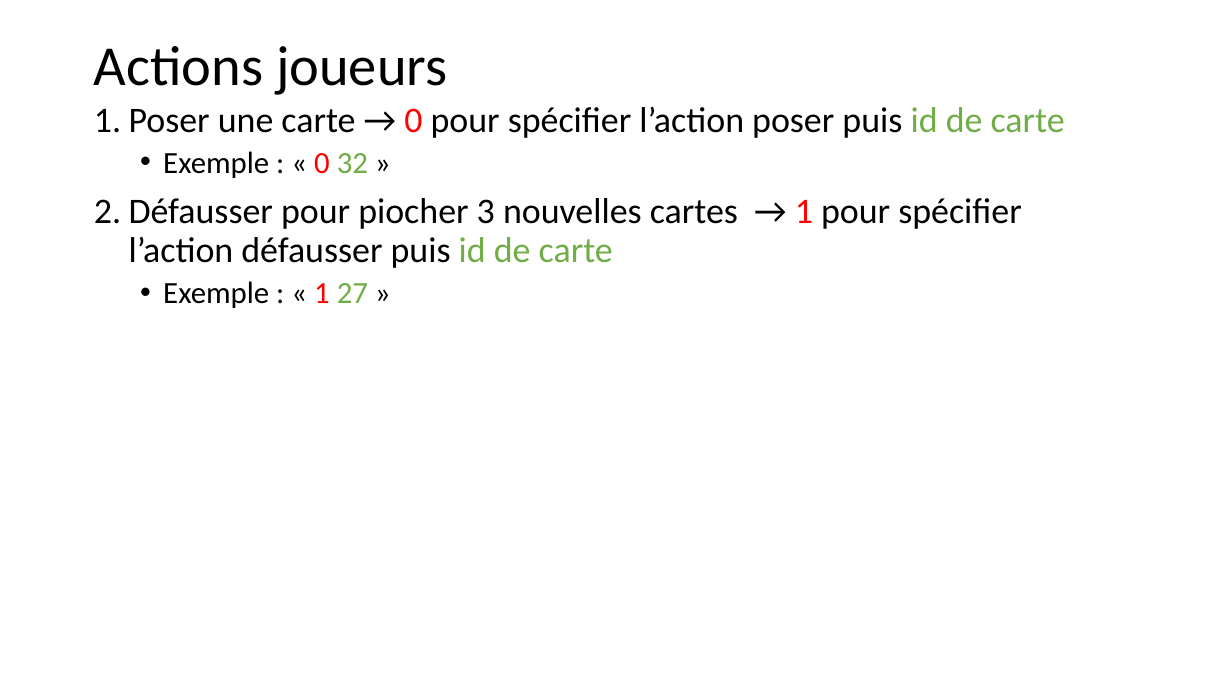
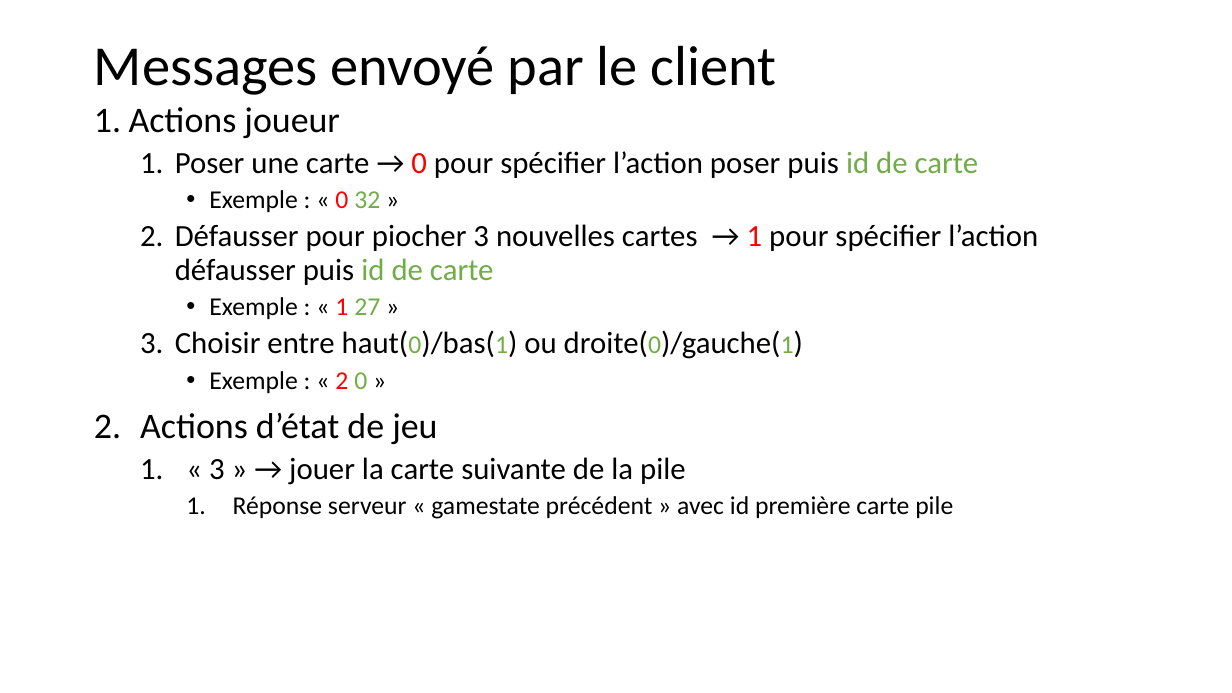
Before and after one commit to hpn789/Reseau, a slide deck: slide 4 of Documents/Descriptif.pptx. Drawn at 1232x693 pixels with LibreOffice and Linux fonts; fonts in the diff are those of the drawing. Boxes give left, top, right and bottom in pixels: in the first picture for what was removed or moved away, otherwise in the second. Text is boxed around its words. In the diff, an @@ line names an element or a change of style, - is before the commit and + after.

Commit message:
Syncro gamestate

```diff
--- a/Documents/Descriptif.pptx
+++ b/Documents/Descriptif.pptx
@@ title at (94,45,776,95): text changed @@
-Actions joueurs
+Messages envoyé par le client
@@ text at (129,107,340,138): paragraph added @@
+1. Actions joueur
@@ text at (175,151,1038,319): size 28 to 24 pt in "Poser une carte → 0 pour spécifier ...", "Défausser pour piocher 3 nouvelles cartes → ..."; size 24 to 20 pt in "Exemple : « 0 32 »", "Exemple : « 1 27 »"; list level 1 to 2 in "Poser une carte → 0 ..."; list level 2 to 3 in "Exemple : « 0 32 ..."; list level 1 to 2 in "Défausser pour piocher 3 nouvelles ..."; list level 2 to 3 in "Exemple : « 1 27 ..." @@
@@ text at (140,330,953,519): paragraphs added @@
+  3. Choisir entre haut(0)/bas(1) ou droite(0)/gauche(1)
+    • Exemple : « 2 0 »
+2. Actions d’état de jeu
+  1. « 3 » → jouer la carte suivante de la pile
+    1. Réponse serveur « gamestate précédent » avec id première carte pile
```
Also in this commit, not shown: 3 other slides changed, 1 slide added, 15 other files.
